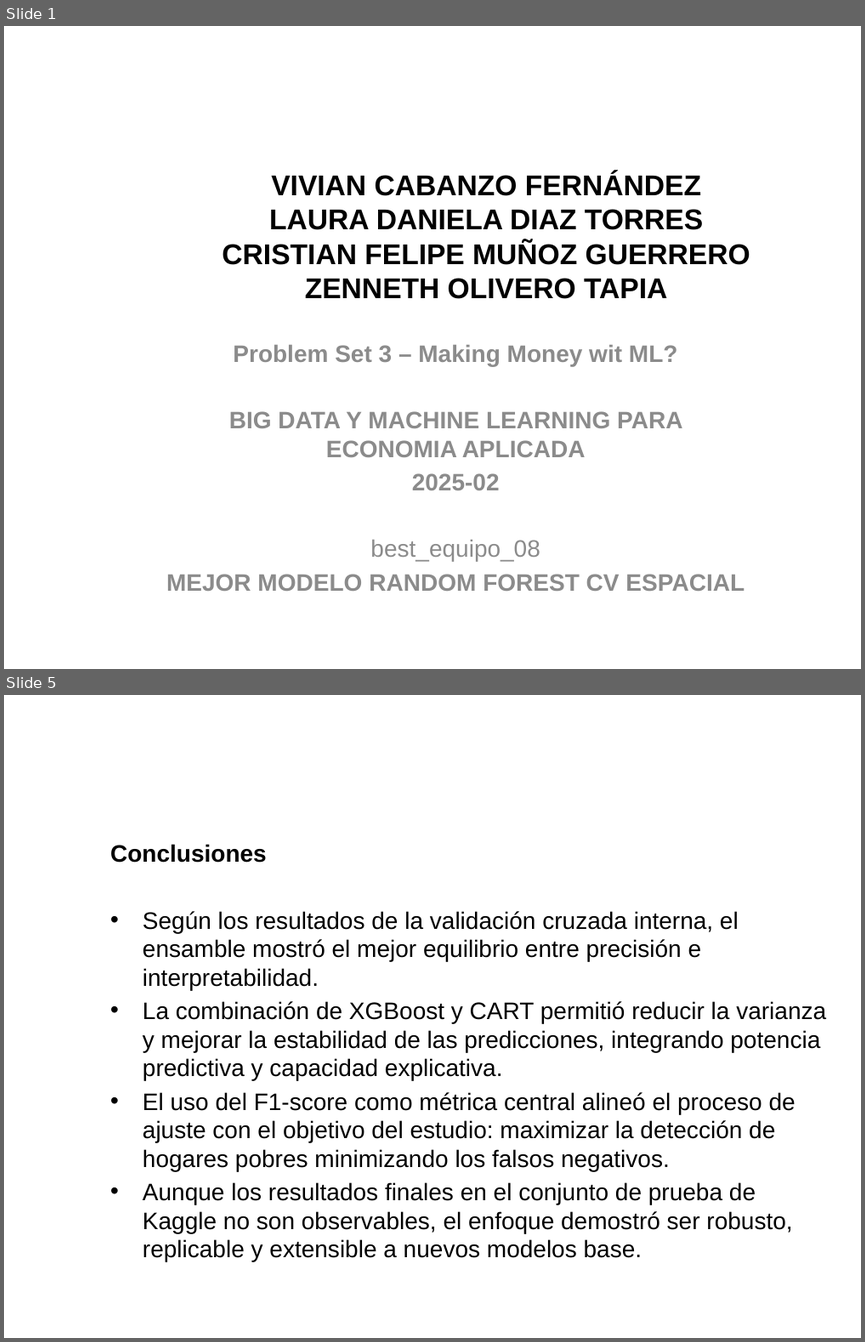
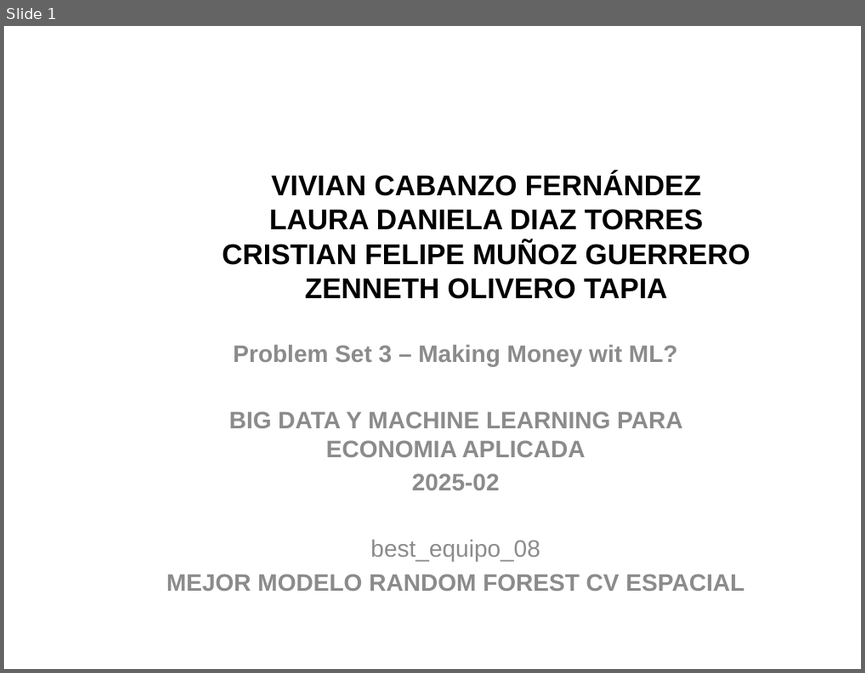
Before and after one commit to zoliverot/Taller3_Making-Money-with-ML, a slide deck: reports/slides/best_equipo_08.pptx. Shown one above the other, each under a label of ours: slides 1 and 5 before the commit, slide 1 after it; the slides between them are not shown. The pictures are 865x1342 and 865x673 pixels, drawn with LibreOffice and Linux fonts; fonts in the diff are those of the drawing; background and template pictures are left out. Boxes give left, top, right and bottom in pixels: in the first picture for what was removed or moved away, otherwise in the second. Text is boxed around its words. In the diff, an @@ line names an element or a change of style, - is before the commit and + after.

Commit message:
slides best_model

```diff
--- a/reports/slides/best_equipo_08.pptx
+++ b/reports/slides/best_equipo_08.pptx
@@ slide 5 removed at (x1=4, y1=695, x2=861, y2=1338), background picture (left out) @@
@@ text removed at (x1=110, y1=844, x2=826, y2=1233) @@
-Conclusiones
-• Según los resultados de la validación cruzada interna, el ensamble mostró el mejor equilibrio entre precisión e interpretabilidad.
-• La combinación de XGBoost y CART permitió reducir la varianza y mejorar la estabilidad de las predicciones, integrando potencia predictiva y capacidad explicativa.
-• El uso del F1-score como métrica central alineó el proceso de ajuste con el objetivo del estudio: maximizar la detección de hogares pobres minimizando los falsos negativos.
-• Aunque los resultados finales en el conjunto de prueba de Kaggle no son observables, el enfoque demostró ser robusto, replicable y extensible a nuevos modelos base.
```
Also in this commit, not shown: 1 slide changed, 1 slide added, 1 other slide removed.
